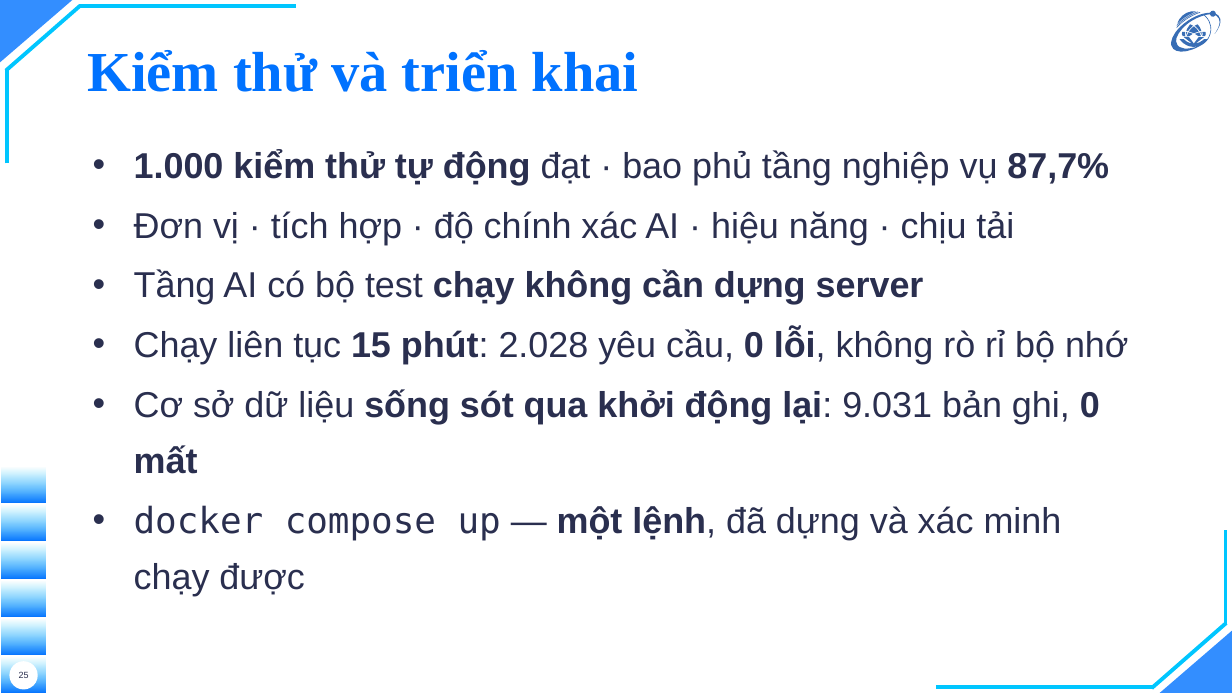
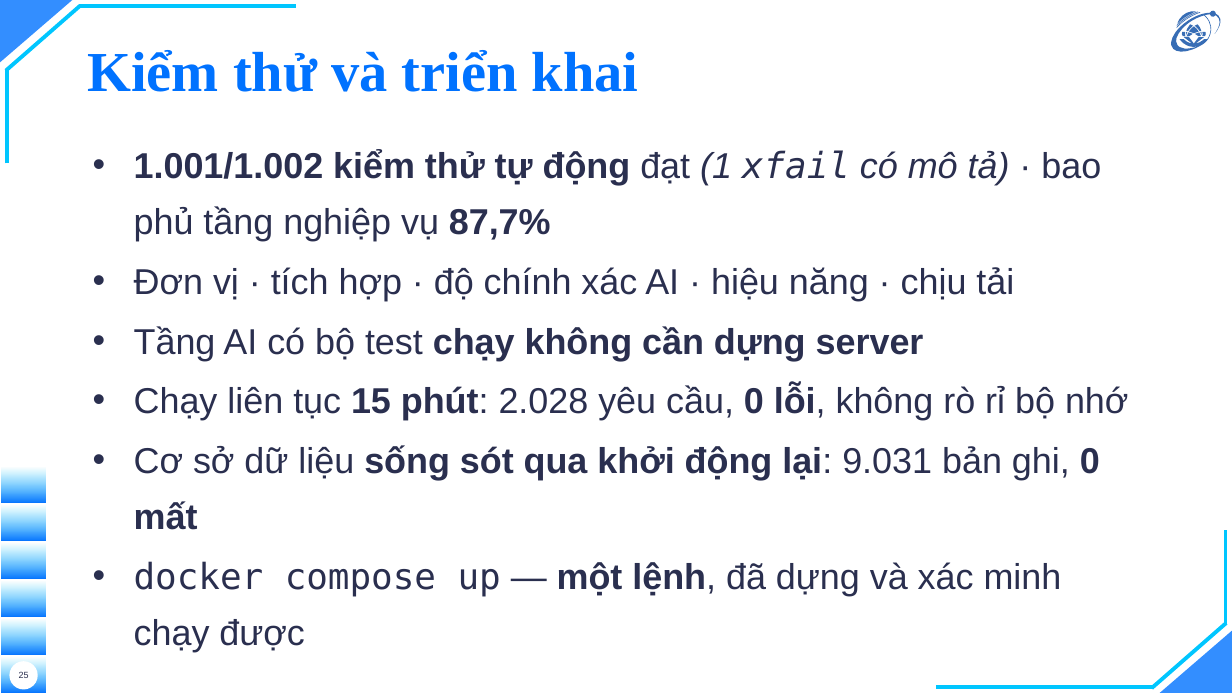
Before and after one commit to hieunguyen2604/alpr-do-an-mon-hoc, a slide deck: slide 25 of docs/slides/slides.pptx. Drawn at 1232x693 pixels with LibreOffice and Linux fonts; fonts in the diff are those of the drawing; background and template pictures are left out. Boxes give left, top, right and bottom in pixels: in the first picture for what was removed or moved away, otherwise in the second. Text is boxed around its words. In the diff, an @@ line names an element or a change of style, - is before the commit and + after.

```diff
--- a/docs/slides/slides.pptx
+++ b/docs/slides/slides.pptx
@@ text at (134, 150, 1101, 241): text changed; bold off @@
-• 1.000 kiểm thử tự động đạt · bao phủ tầng nghiệp vụ 87,7%
+• 1.001/1.002 kiểm thử tự động đạt (1 xfail có mô tả) · bao phủ tầng nghiệp vụ 87,7%
```
Also in this commit, not shown: 6 other slides changed, 22 other files.
